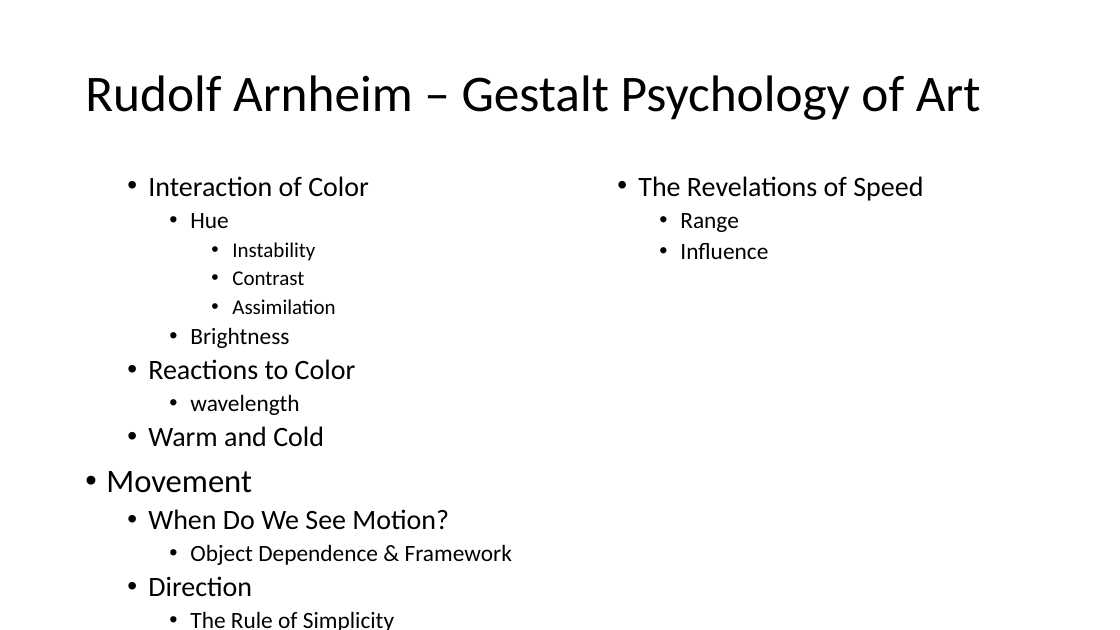
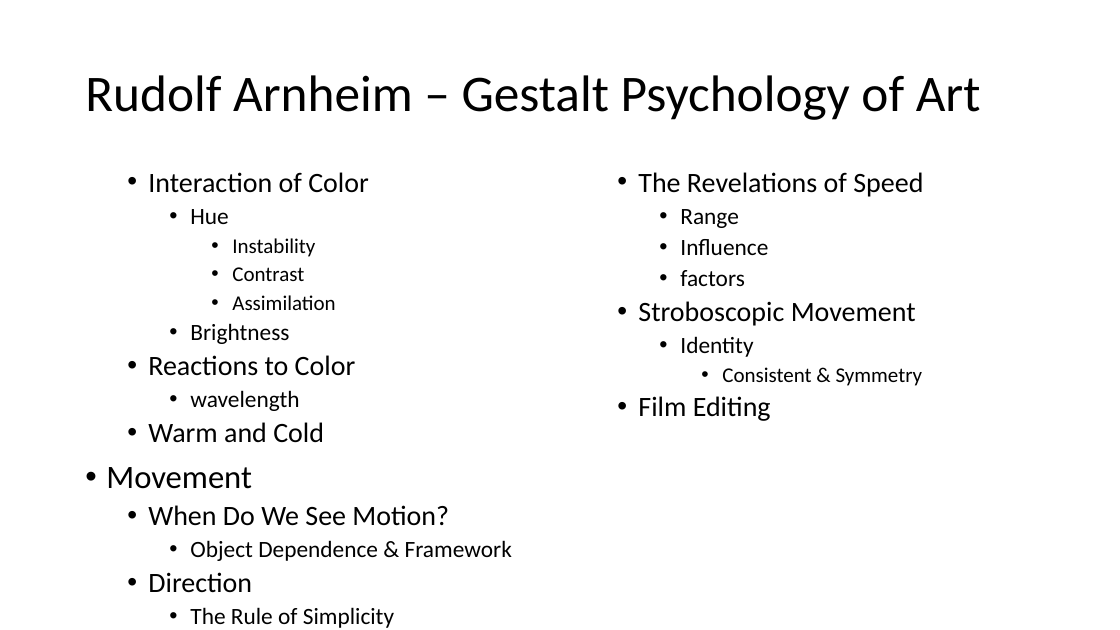
Before and after one commit to PatriciaXiao/Conclusion, a slide deck: slide 15 of Conclusion.pptx. Drawn at 1120x630 pixels with LibreOffice and Linux fonts; fonts in the diff are those of the drawing. Boxes give left, top, right and bottom in pixels: in the first picture for what was removed or moved away, otherwise in the second. Text is boxed around its words. In the diff, an @@ line names an element or a change of style, - is before the commit and + after.

```diff
--- a/Conclusion.pptx
+++ b/Conclusion.pptx
@@ text "Interaction of Color": place and size @@
-text "Interaction of Color" at (106, 176, 512, 630)
+text "Interaction of Color" at (106, 172, 512, 628)
@@ text at (638, 270, 923, 421): paragraphs added @@
+    • factors
+  • Stroboscopic Movement
+    • Identity
+      • Consistent & Symmetry
+  • Film Editing
```
Also in this commit, not shown: 1 slide added, 1 other file.
